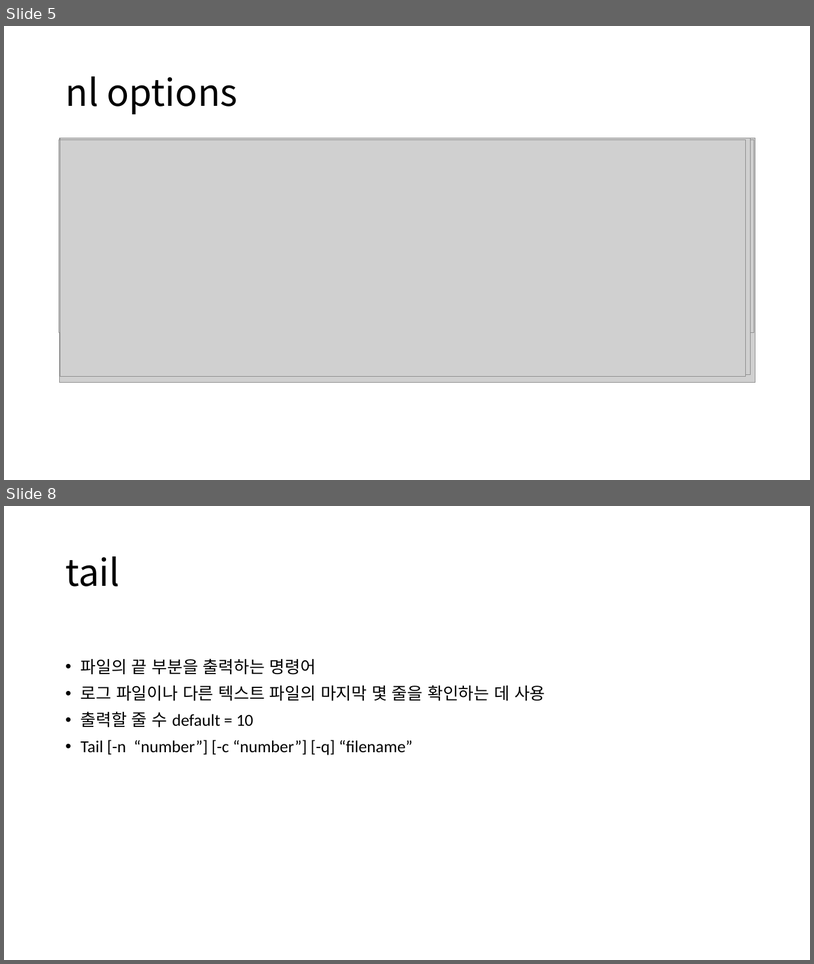
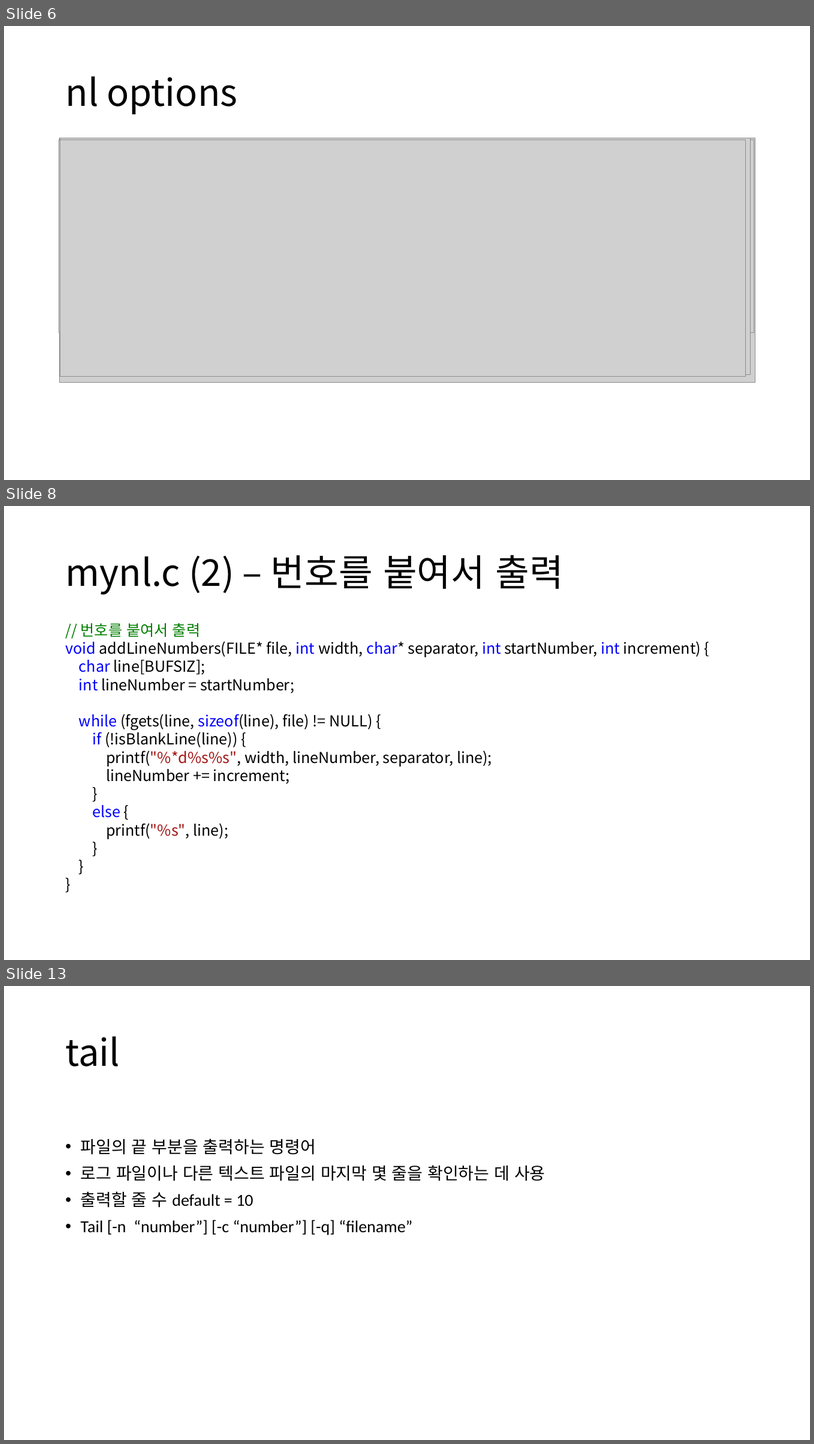
Before and after one commit to alscjf1329/SysP_3-1, a slide deck: Sys_final/SysP 기말.pptx. Shown one above the other, each under a label of ours: slides 5 and 8 before the commit, slides 6, 8 and 13 after it; the slides between them are not shown. The pictures are 814x964 and 814x1444 pixels, drawn with LibreOffice and Linux fonts; fonts in the diff are those of the drawing; grey boxes stand for pictures. Boxes give left, top, right and bottom in pixels: in the first picture for what was removed or moved away, otherwise in the second. Text is boxed around its words. In the diff, an @@ line names an element or a change of style, - is before the commit and + after.

```diff
--- a/Sys_final/SysP 기말.pptx
+++ b/Sys_final/SysP 기말.pptx
@@ slide 8 added at [4, 506, 810, 960], background #FFFFFF @@
@@ title added at [65, 555, 563, 595], 44 pt, text #000000 @@
+mynl.c (2) – 번호를 붙여서 출력
@@ text added at [65, 623, 701, 839], 18 pt, text #000000 @@
+// 번호를 붙여서 출력
+void addLineNumbers(FILE* file, int width, char* separator, int startNumber, int increment) {
+char line[BUFSIZ];
+int lineNumber = startNumber;
+while (fgets(line, sizeof(line), file) != NULL) {
+if (!isBlankLine(line)) {
+printf("%*d%s%s", width, lineNumber, separator, line);
+lineNumber += increment;
+}
+else {
+printf("%s", line);
+}
+}
+}
@@ what was slide 5 is now slide 6 @@
@@ what was slide 8 is now slide 13 @@
```
Also in this commit, not shown: 3 slides changed, 5 other slides added, 1 slide removed, 5 other files.
